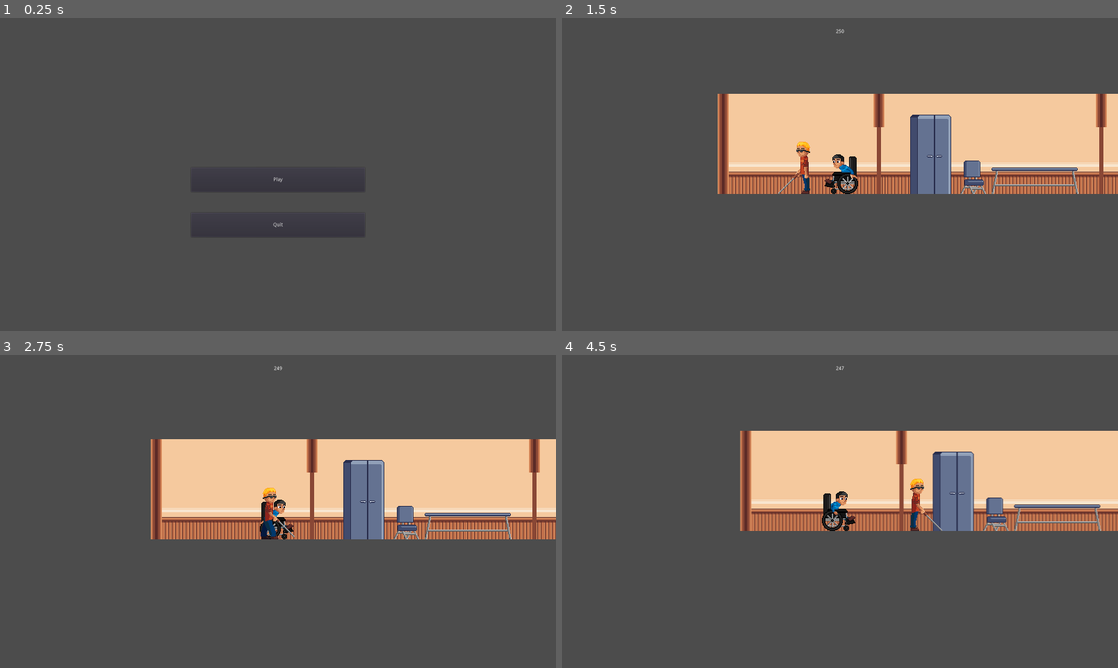
Above: before the commit, frames 1-4 (two rows, left to right).
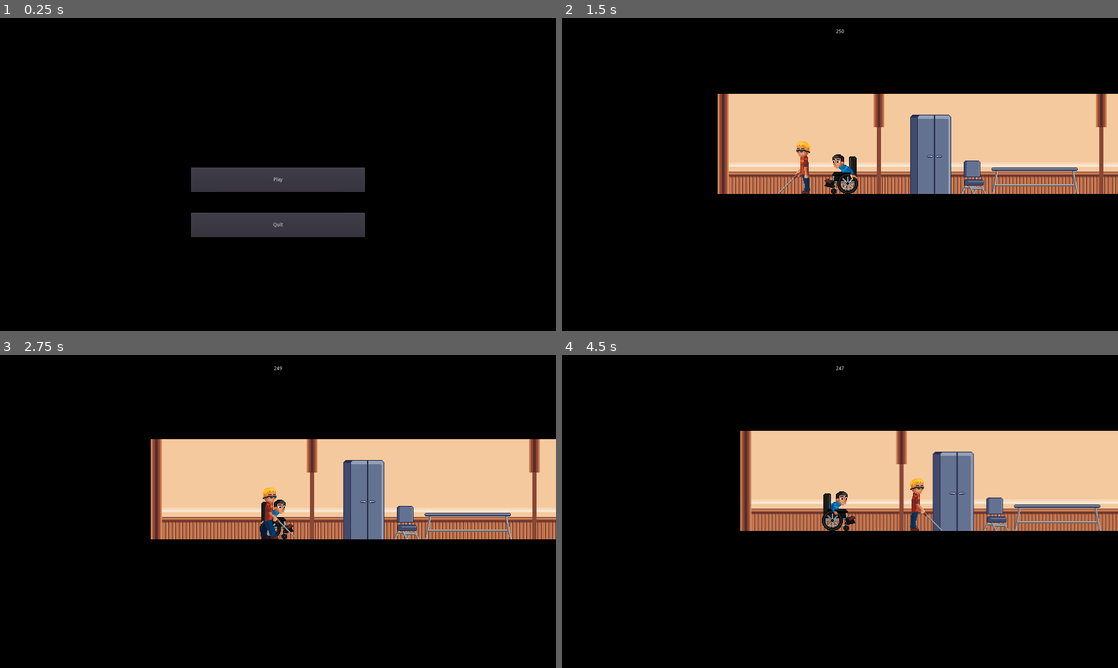
Above: after the commit, the same moments.

Repository: SuperZikoure/Impact_Jam
Game: Godot game, scene res://MainMenu.tscn
Same seed, same stepped clock (60 frames per second), same inputs: the game is played once before the commit and once after it.
Inputs:
- Up to frame 1 (0.25 s): no input
- Up to frame 2 (1.5 s): click "Play" at 0.5 s; click "Begin" at 1.25 s
- Up to frame 3 (2.75 s): tap Enter at 2 s; hold Right (ui_right) from 2.03 s (still down); tap Tab (character_switch) at 2.1 s
- Up to frame 4 (4.5 s): release Right (ui_right) at 2.78 s; hold Left (ui_left) 2.78-3.53 s; tap Tab (character_switch) at 2.85, 3.6, 4.35 s; hold Right (ui_right) from 3.53 s (still down)

The runs differ from the first frame. In frame 1, 95% of the frame differs, in the area x 0-100%, y 0-100%; in frame 2, 77%; in frame 3, 77%; in frame 4, 78%.

Commit message:
Pregame text correction

Diff:
--- a/Impact Jam/PreGame.tscn
+++ b/Impact Jam/PreGame.tscn
@@ -13,7 +13,7 @@
 margin_bottom = 440.0
 text = "                                                         THE BUILDING IS ON FIRE !!!!
 
-Johny and John are currently on the top floor of the building and they have to escape. They need  to help eachother to make it to the bottom.
+Johny and John are currently on the top floor of the building and they have to escape. They need to help eachother in order to make it to the bottom.
 Hurry ! The flames are burning down the building !"
 
 [node name="Button" type="Button" parent="."]
--- a/Impact Jam/project.godot
+++ b/Impact Jam/project.godot
@@ -23,6 +23,7 @@
 
 window/size/width=1600
 window/size/height=900
+window/size/resizable=false
 
 [input]
 
@@ -34,4 +35,5 @@
 
 [rendering]
 
+environment/default_clear_color=Color( 0, 0, 0, 1 )
 environment/default_environment="res://default_env.tres"
